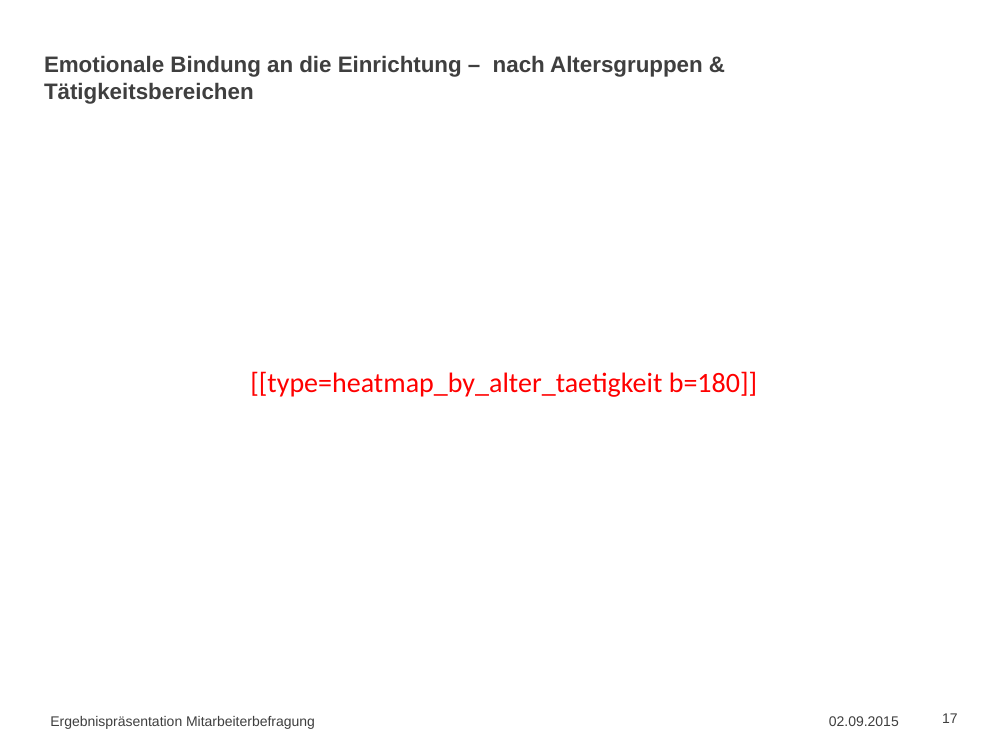
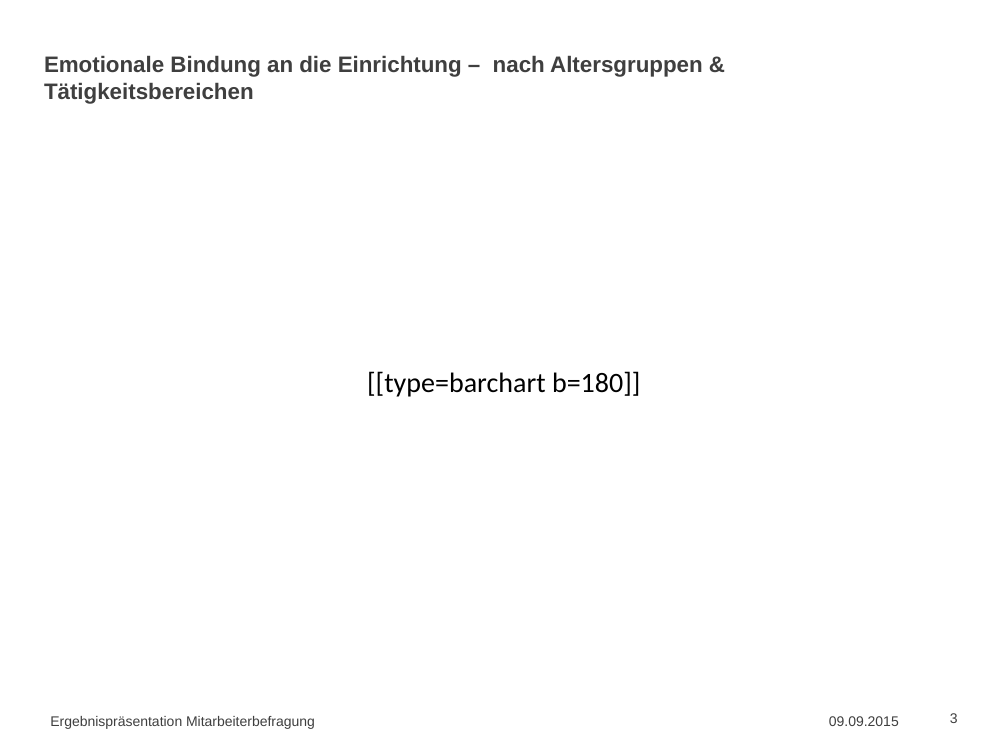
Before and after one commit to markheckmann/R2PPTaddons, a slide deck: slide 3 of dev/template.pptx (slide 17 before the commit). Drawn at 1008x756 pixels with LibreOffice and Linux fonts; fonts in the diff are those of the drawing. Boxes give left, top, right and bottom in pixels: in the first picture for what was removed or moved away, otherwise in the second. Text is boxed around its words. In the diff, an @@ line names an element or a change of style, - is before the commit and + after.

```diff
--- a/dev/template.pptx
+++ b/dev/template.pptx
@@ text at box(367, 371, 640, 397): text changed; text colour #FF0000 to #000000 @@
-[[type=heatmap_by_alter_taetigkeit b=180]]
+[[type=barchart b=180]]
@@ text at box(829, 716, 899, 726): text changed @@
-02.09.2015
+09.09.2015
@@ page number at box(950, 713, 958, 723): text changed @@
-17
+3
```
Also in this commit, not shown: 4 other slides changed, 85 slides removed, 1 other file.
